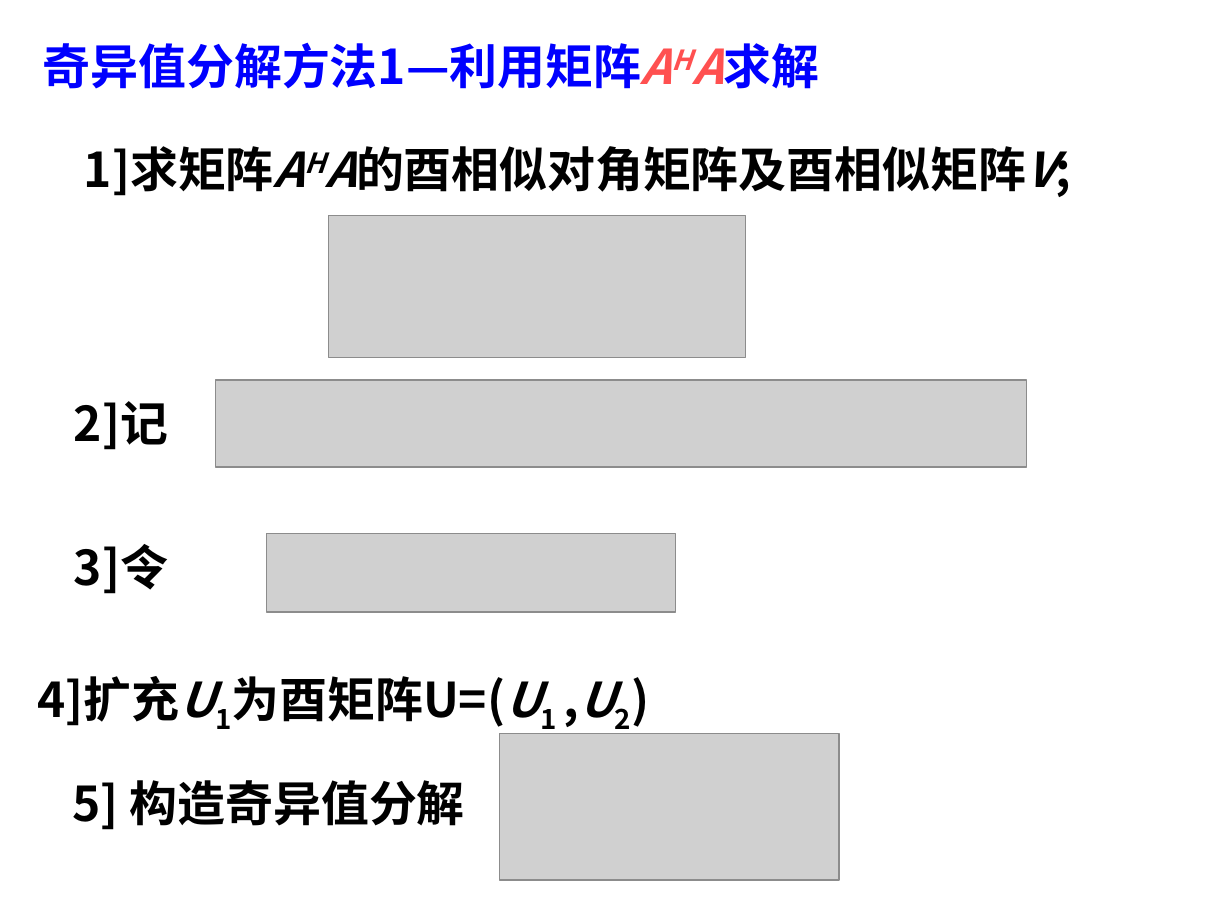
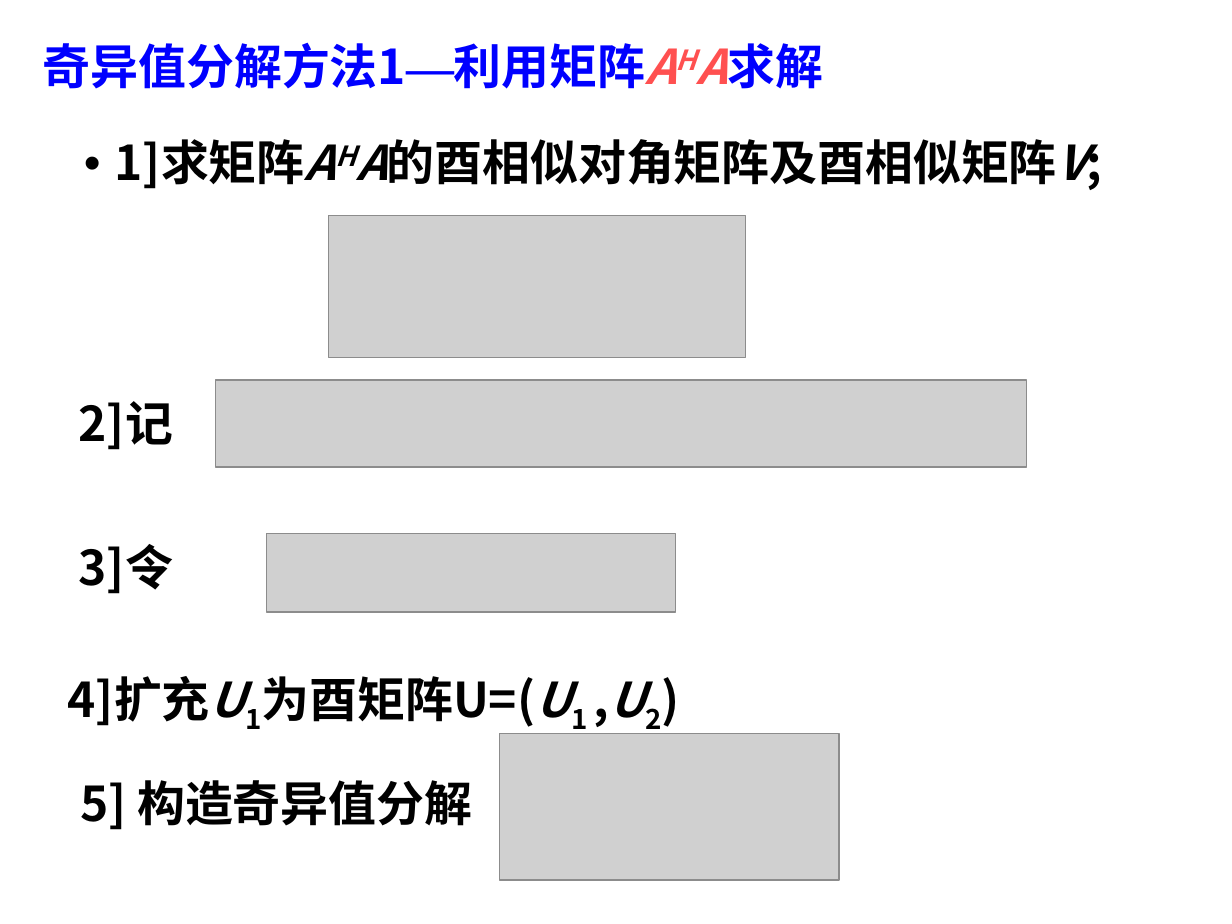
Before and after one commit to wykxwyc/wykxwyc_test, a slide deck: slide 13 of files/奇异值分解及应用.ppt. Drawn at 1232x924 pixels with LibreOffice and Linux fonts; fonts in the diff are those of the drawing; grey boxes stand for pictures; background and template pictures are left out. Boxes give left, top, right and bottom in pixels: in the first picture for what was removed or moved away, otherwise in the second. Text is boxed around its words. In the diff, an @@ line names an element or a change of style, - is before the commit and + after.

```diff
--- a/files/奇异值分解及应用.ppt
+++ b/files/奇异值分解及应用.ppt
@@ text "奇异值分解方法1—利用矩阵AHA求解" at [43, 42, 645, 89]: font Noto Sans CJK SC to Times New Roman in "奇异值分解方法1—利用矩阵AHA求解" @@
@@ text "1]求矩阵AHA的酉相似对角矩阵及酉相似矩阵V;" at [115, 139, 305, 189]: bullet none to •; line spacing 1 to 0.9; more space between paragraphs @@
@@ text "2]记": place and size @@
-text "2]记" at [74, 401, 168, 450]
+text "2]记" at [79, 401, 173, 450]
@@ text "3]令": place and size @@
-text "3]令" at [74, 544, 168, 594]
+text "3]令" at [79, 544, 173, 594]
@@ text "4]扩充U1为酉矩阵U=(U1 ,U2)": place and size @@
-text "4]扩充U1为酉矩阵U=(U1 ,U2)" at [38, 676, 180, 726]
+text "4]扩充U1为酉矩阵U=(U1 ,U2)" at [68, 676, 210, 726]
@@ text "5] 构造奇异值分解": place and size @@
-text "5] 构造奇异值分解" at [73, 780, 465, 830]
+text "5] 构造奇异值分解" at [80, 780, 472, 830]
```
Also in this commit, not shown: 16 other slides changed, 3 other files.
